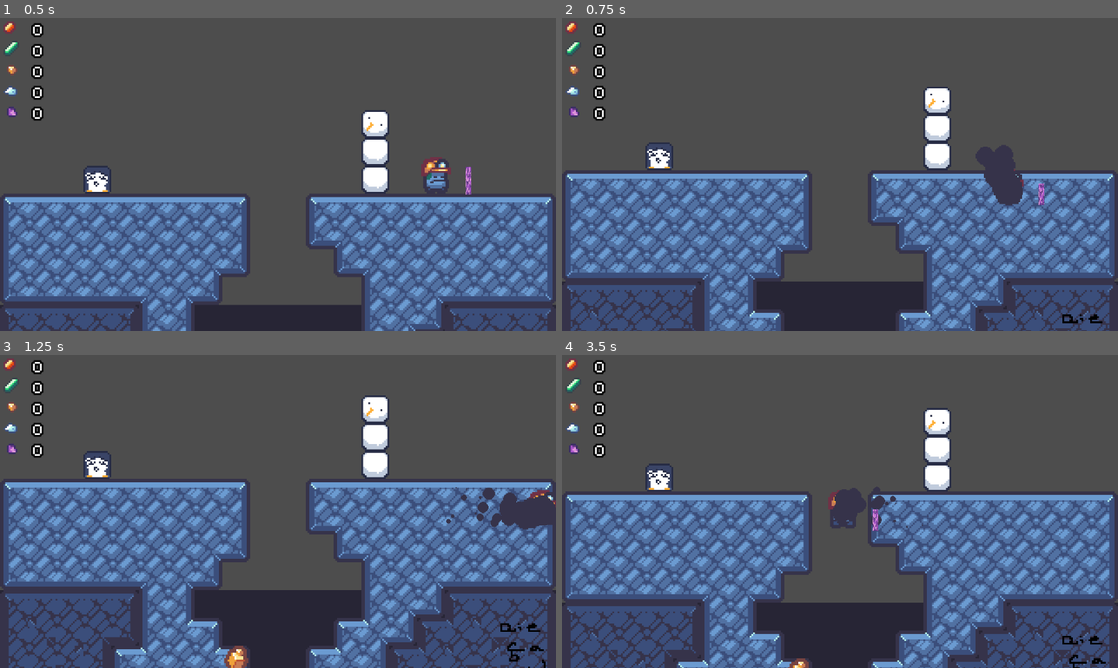
Above: before the commit, frames 1-4 (two rows, left to right).
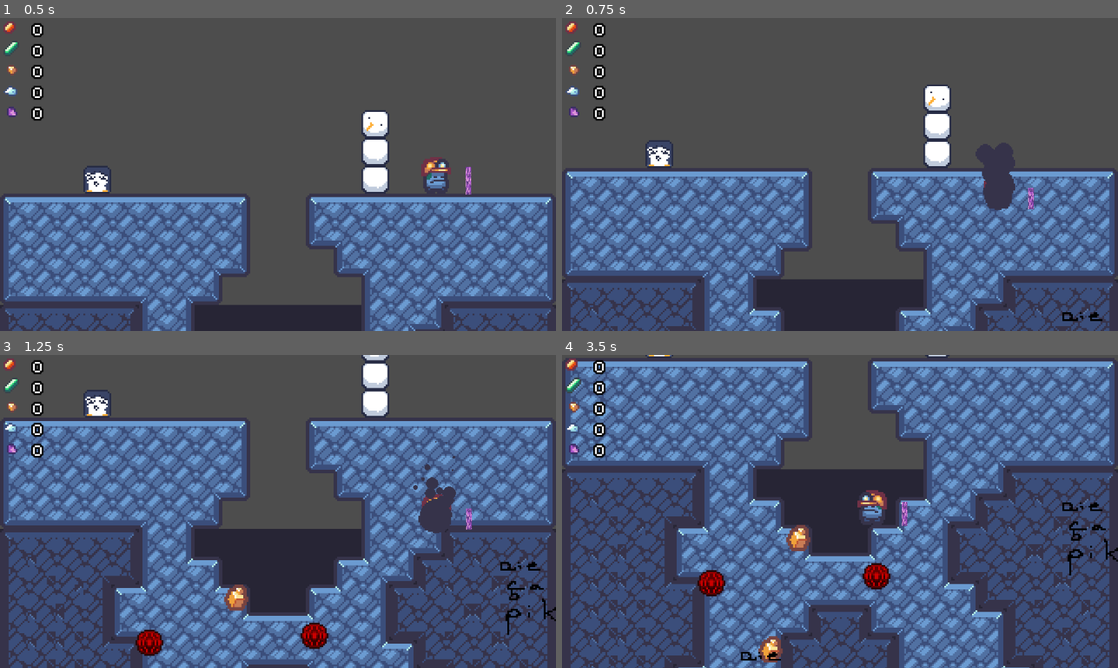
Above: after the commit, the same moments.

Repository: Ninesliced/ludumdare-57
Game: Godot game, scene res://scenes/main.tscn
Same seed, same stepped clock (60 frames per second), same inputs: the game is played once before the commit and once after it. The engine's default icon, where the game draws it, is replaced by a stand-in: a white triangle on a blue panel in a dark square.
Inputs (mouse positions are in pixels of both pictures, inside the frame that each line leads up to):
- Up to frame 1 (0.5 s): no input
- Up to frame 2 (0.75 s): move the mouse to (962, 158) at 0.52 s; hold D (right) from 0.53 s (still down); hold J (burrow) from 0.53 s (still down); click (962, 158) at 0.67 s
- Up to frame 3 (1.25 s): keep holding D (right); keep holding J (burrow); tap Space (jump) at 0.77 s
- Up to frame 4 (3.5 s): release D (right) at 1.25 s; release J (burrow) at 1.25 s; drag from (728, 527) to (795, 658) at 1.27 s; move the mouse to (895, 442) at 2.02 s; hold A (left) 2.03-2.75 s; hold Right mouse button (right_click) 2.03-2.75 s; drag from (812, 574) to (673, 464) at 2.77 s

Frame 1 is identical in both runs. In frame 2, 17% of the frame differs, in the area x 0-100%, y 21-100%; in frame 3, 60%; in frame 4, 75%, in the area x 0-100%, y 0-100%.

Commit message:
Add player movement other mode

Diff:
--- a/scenes/entities/player/components/player_burrowed_component.gd
+++ b/scenes/entities/player/components/player_burrowed_component.gd
@@ -4,21 +4,41 @@
 @export var acceleration: float = 600.0
 @export var rotation_speed: float = 5.0
 @export var move_speed : float = 200.0
+@export var mode : MovementMode = MovementMode.Cardinal
+
+
+enum MovementMode {
+	Directional,
+	Cardinal
+}
+
 var current_direction: Vector2 = Vector2.ZERO
 var last_input_vector: Vector2 = Vector2.ZERO
+var list_last_input_vector: Array = []
+func set_current_direction(direction: Vector2) -> void:
+	if mode == MovementMode.Cardinal:
+		var angle = rad_to_deg(direction.angle())
+		var roundedAngle = round(angle / 90) * 90
+		angle = deg_to_rad(roundedAngle)
+		direction = Vector2(cos(angle), sin(angle))
+		last_input_vector = direction
+	else:
+		last_input_vector = direction
 
-func set_current_direction(direction: Vector2) -> void:
 	current_direction = direction
+
+func enter() -> void:
+	list_last_input_vector.clear()
 
 func physics_process(delta: float) -> void:
 	var velocity = player.velocity
-	var input_vector = get_input()
 
-	if input_vector != Vector2.ZERO:
-		last_input_vector = input_vector
+	if mode == MovementMode.Cardinal:
+		handle_cardinal()
+	elif mode == MovementMode.Directional:
+		handle_directional()
 
-	# current_direction = current_direction.move_toward(last_input_vector, acceleration * delta)
-		# current_direction = input_vector.normalized()
+
 
 	var angle = rotate_toward(current_direction.angle(), last_input_vector.angle(),rotation_speed * delta)
 	current_direction = Vector2(cos(angle), sin(angle)).normalized()
@@ -28,3 +48,26 @@
 
 	player.velocity = velocity
 	pass
+
+func handle_directional():
+	var input_vector = get_single_input()
+	if input_vector != Vector2.ZERO:
+		last_input_vector = input_vector
+
+func handle_cardinal() -> void:
+	var direction_mode = {
+		"up": Vector2.UP,
+		"down": Vector2.DOWN,
+		"left": Vector2.LEFT,
+		"right": Vector2.RIGHT
+	}
+
+	for direction in direction_mode.keys():
+		if Input.is_action_just_pressed(direction):
+			list_last_input_vector.append(direction_mode[direction])
+
+		if Input.is_action_just_released(direction):
+			list_last_input_vector.erase(direction_mode[direction])
+
+	if list_last_input_vector.size() != 0:
+		last_input_vector = list_last_input_vector[list_last_input_vector.size() - 1]
--- a/scenes/entities/player/components/player_movement_component.gd
+++ b/scenes/entities/player/components/player_movement_component.gd
@@ -19,3 +19,15 @@
 	if Input.is_action_pressed("up"):
 		input_vector.y -= 1
 	return input_vector.normalized()
+
+func get_single_input()-> Vector2:
+	var input_vector = Vector2.ZERO
+	if Input.is_action_just_pressed("right"):
+		input_vector = Vector2.RIGHT
+	if Input.is_action_just_pressed("left"):
+		input_vector = Vector2.LEFT
+	if Input.is_action_just_pressed("down"):
+		input_vector = Vector2.DOWN
+	if Input.is_action_just_pressed("up"):
+		input_vector = Vector2.UP
+	return input_vector.normalized()
--- a/scenes/entities/player/player.tscn
+++ b/scenes/entities/player/player.tscn
@@ -176,7 +176,7 @@
 color = Color(0.211765, 0.2, 0.290196, 1)
 
 [node name="PlayerBurrowedComponent" parent="StateMachine/Burrowed" node_paths=PackedStringArray("player") instance=ExtResource("6_1murt")]
-rotation_speed = 20.0
+rotation_speed = 10.0
 move_speed = 140.0
 player = NodePath("../../..")
 
--- a/scenes/entities/player/states/borrowed.gd
+++ b/scenes/entities/player/states/borrowed.gd
@@ -22,6 +22,7 @@
 	player.collision_mask = 1
 	player.velocity = player.velocity_before_collision.normalized() * playerBurrowedComponent.move_speed
 	playerBurrowedComponent.set_current_direction(player.velocity.normalized())
+	playerBurrowedComponent.enter()
 	pass
 
 
